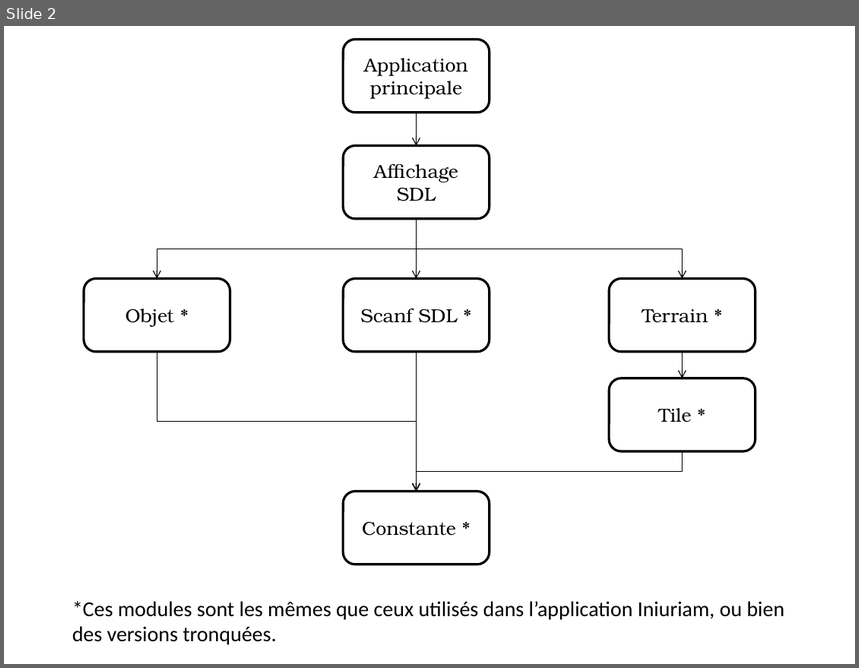
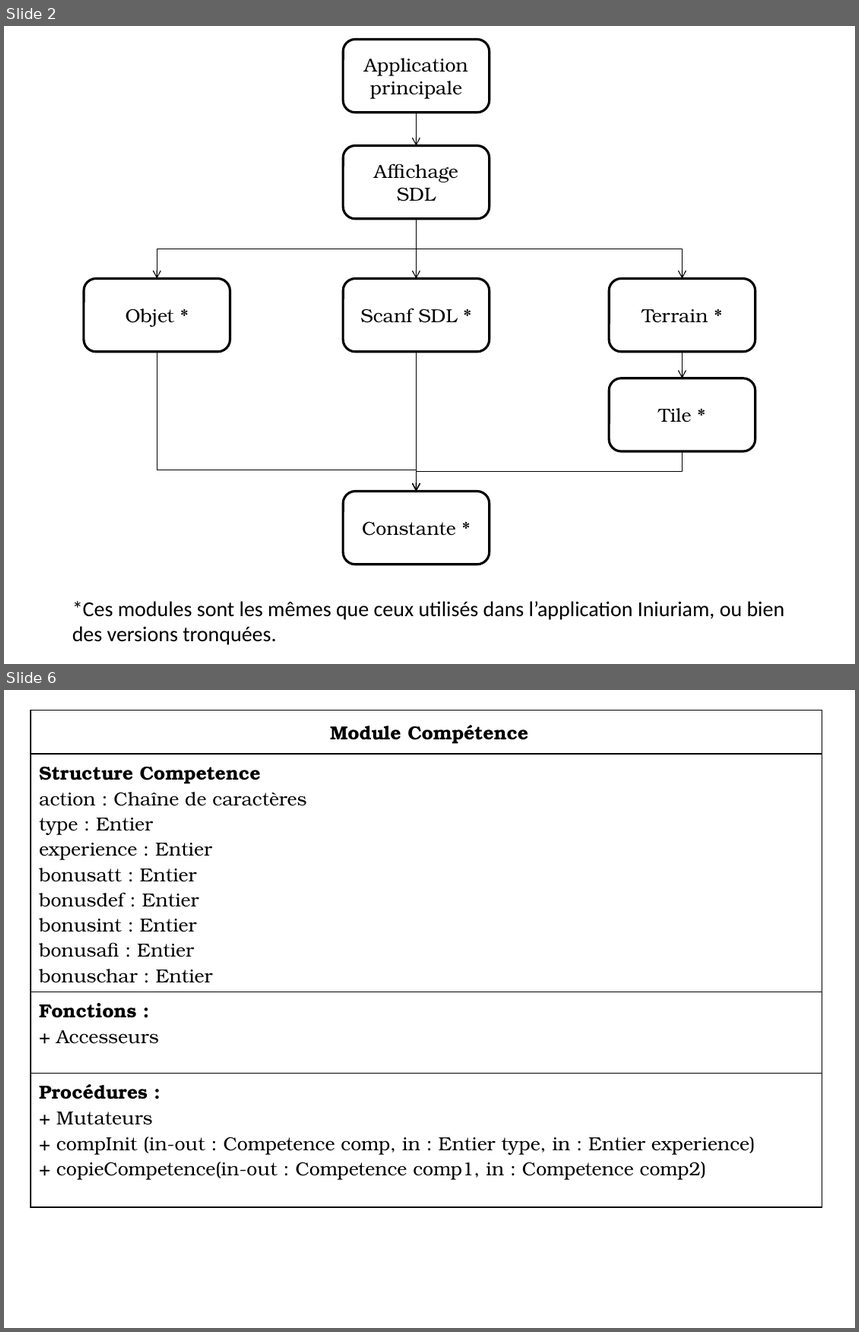
Before and after one commit to Rometach/iniuriam, a slide deck: Modules.pptx. Shown one above the other, each under a label of ours: slide 2 before the commit, slides 2 and 6 after it; the slides between them are not shown. The pictures are 859x668 and 859x1332 pixels, drawn with LibreOffice and Linux fonts; fonts in the diff are those of the drawing. Boxes give left, top, right and bottom in pixels: in the first picture for what was removed or moved away, otherwise in the second. Text is boxed around its words. In the diff, an @@ line names an element or a change of style, - is before the commit and + after.

Commit message:
Le diagramme des Modules !

```diff
--- a/Modules.pptx
+++ b/Modules.pptx
@@ slide 6 added at box(4, 690, 855, 1328), background #FFFFFF @@
@@ table added at box(31, 710, 822, 1203), 4 rows, 1 columns @@
+Module Compétence
+Structure Competence / action : Chaîne de caractères / type : Entier / experience : Entier / bonusatt : Entier / bonusdef : Entier / bonusint : Entier / bonusafi : Entier / bonuschar : Entier
+Fonctions : / + Accesseurs
+Procédures : / + Mutateurs / + compInit (in-out : Competence comp, in : Entier type, in : Entier experience) / + copieCompetence(in-out : Competence comp1, in : Competence comp2)
@@ slide 2 changed as well @@
@@ elbow arrow (158, 352) - (416, 492): route changed @@
```
Also in this commit, not shown: 2 other slides changed, 17 other slides added.
